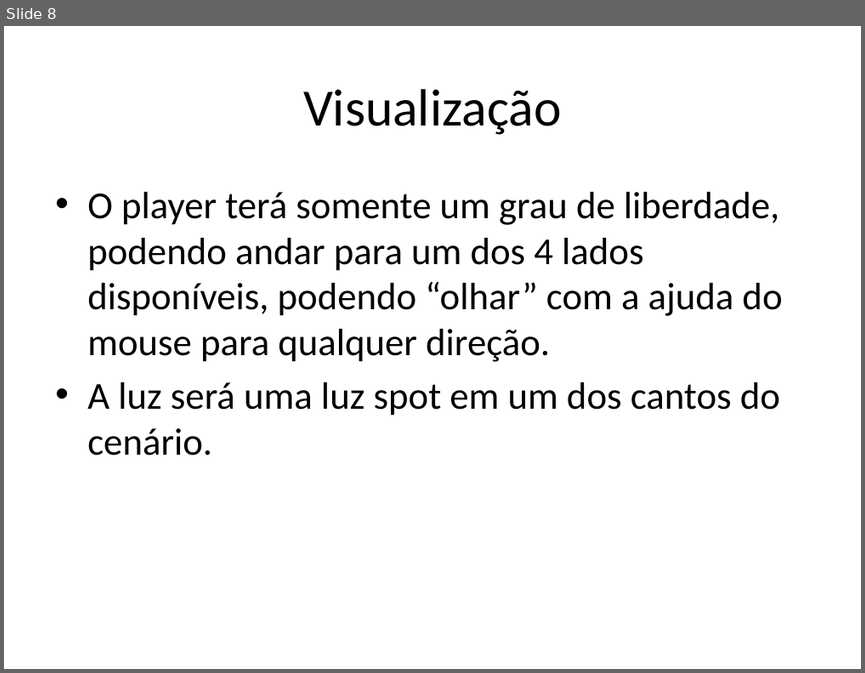
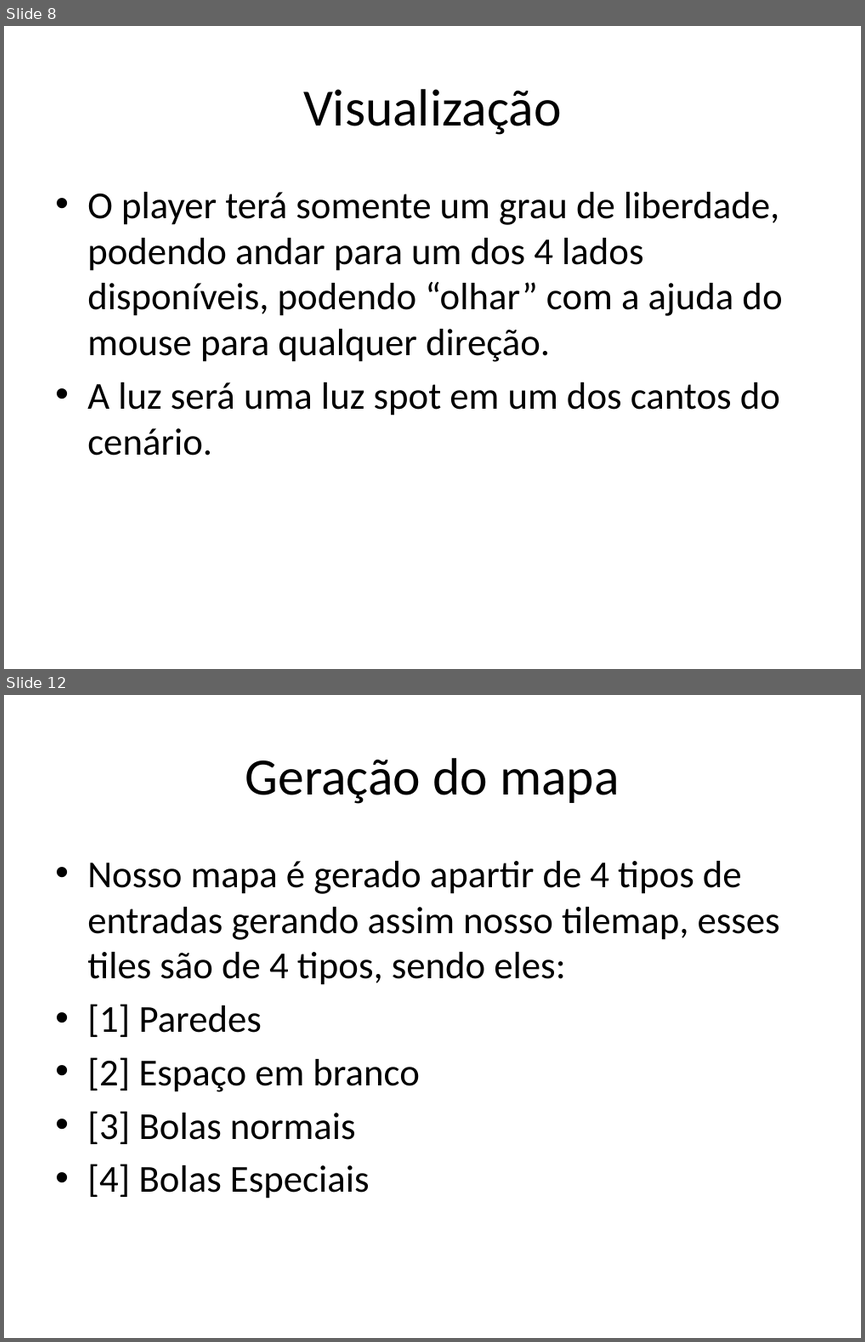
Before and after one commit to Ziul/glmaze, a slide deck: Apresentação/PacMan 3D.pptx. Shown one above the other, each under a label of ours: slide 8 before the commit, slides 8 and 12 after it; the slides between them are not shown. The pictures are 865x673 and 865x1342 pixels, drawn with LibreOffice and Linux fonts; fonts in the diff are those of the drawing. Boxes give left, top, right and bottom in pixels: in the first picture for what was removed or moved away, otherwise in the second. Text is boxed around its words. In the diff, an @@ line names an element or a change of style, - is before the commit and + after.

```diff
--- a/Apresentação/PacMan 3D.pptx
+++ b/Apresentação/PacMan 3D.pptx
@@ slide 12 added at (4, 695, 861, 1338), background #FFFFFF @@
@@ title added at (245, 758, 619, 804), 44 pt, text #000000 @@
+Geração do mapa
@@ text added at (87, 861, 780, 1198), 32 pt, text #000000 @@
+• Nosso mapa é gerado apartir de 4 tipos de entradas gerando assim nosso tilemap, esses tiles são de 4 tipos, sendo eles:
+• [1] Paredes
+• [2] Espaço em branco
+• [3] Bolas normais
+• [4] Bolas Especiais
```
Also in this commit, not shown: 5 other slides added.
